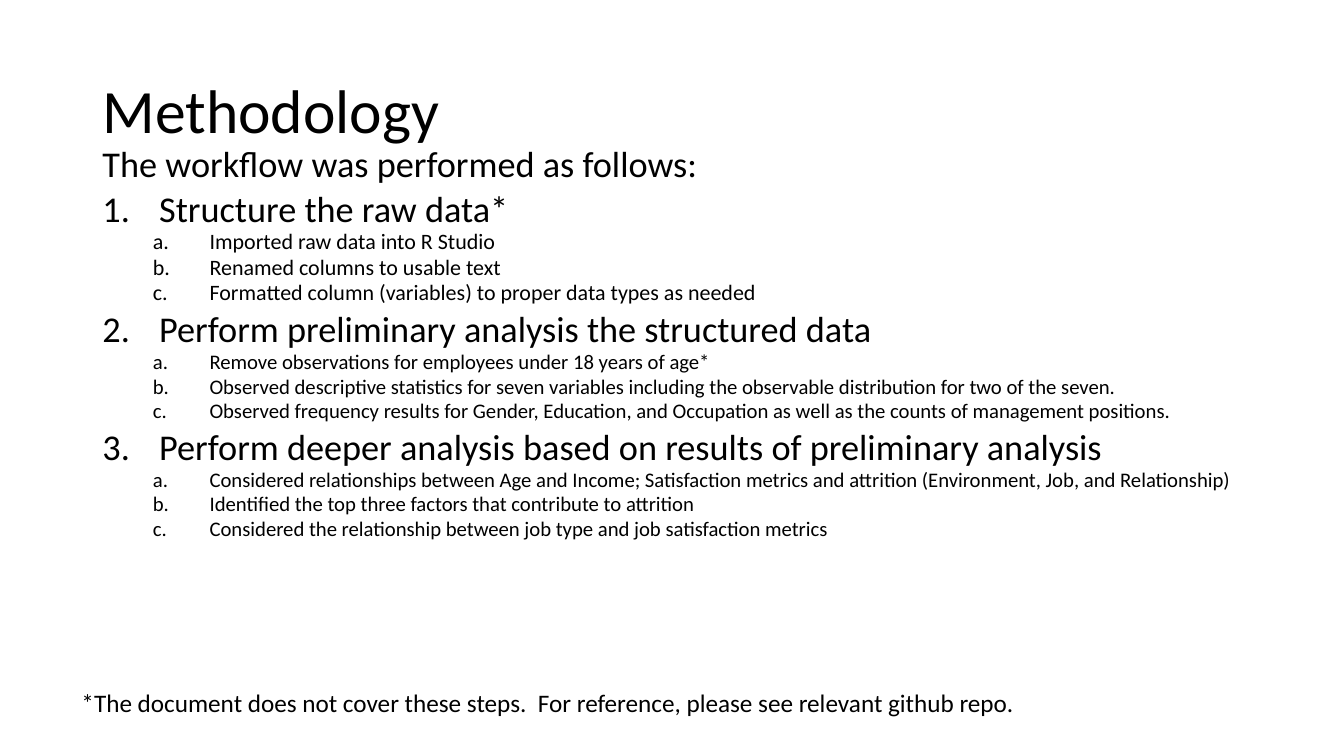
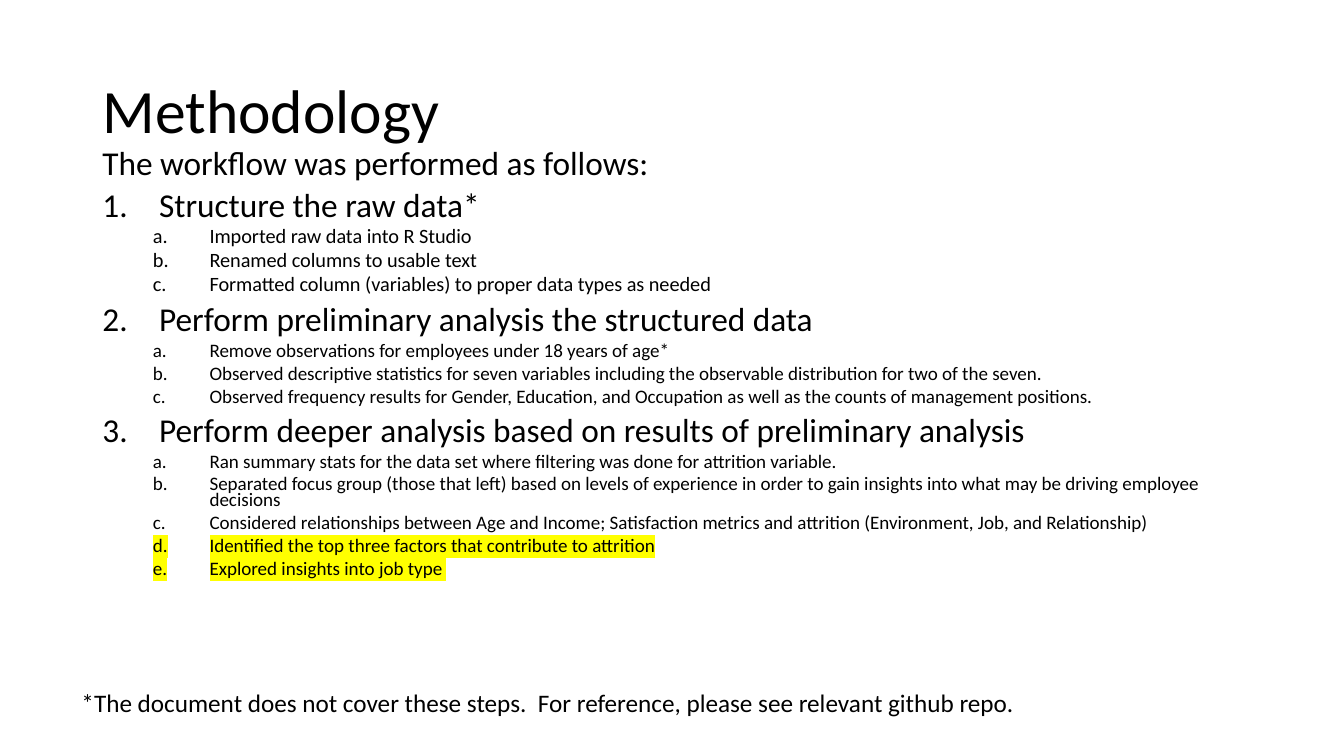
Before and after one commit to bdelahoussaye/CaseStudy2, a slide deck: slide 6 of Final Presentation_TEAM VARIANCE 6306.pptx. Drawn at 1344x756 pixels with LibreOffice and Linux fonts; fonts in the diff are those of the drawing. Boxes give left, top, right and bottom in pixels: in the first picture for what was removed or moved away, otherwise in the second. Text is boxed around its words. In the diff, an @@ line names an element or a change of style, - is before the commit and + after.

```diff
--- a/Final Presentation_TEAM VARIANCE 6306.pptx
+++ b/Final Presentation_TEAM VARIANCE 6306.pptx
@@ text at box(102, 152, 1147, 555): size 25.9 to 23.8 pt in "The workflow was performed as follows:", "Structure the raw data*", "Perform preliminary analysis the structured data", "Perform deeper analysis based on results of ..."; size 15.7 to 14.4 pt in "Imported raw data into R Studio", "Renamed columns to usable text", "Formatted column (variables) to proper data types ..."; size 14.8 to 13.6 pt in "Remove observations for employees under 18 years ...", "Observed descriptive statistics for seven variables includin ...", "Observed frequency results for Gender, Education, and ...", "Considered relationships between Age and Income; Satisfactio ..." and 1 more places; highlight none to #FFFF00 in "Identified the top three factors that contribute ..." @@
@@ text at box(210, 454, 1198, 506): paragraphs added @@
+  a. Ran summary stats for the data set where filtering was done for attrition variable.
+  b. Separated focus group (those that left) based on levels of experience in order to gain insights into what may be driving employee decisions
@@ text at box(210, 561, 442, 579): text changed; size 14.8 to 13.6 pt @@
-  c. Considered the relationship between job type and job satisfaction metrics
+  e. Explored insights into job type
```
Also in this commit, not shown: 4 other slides changed, 4 slides added, 2 other files.
